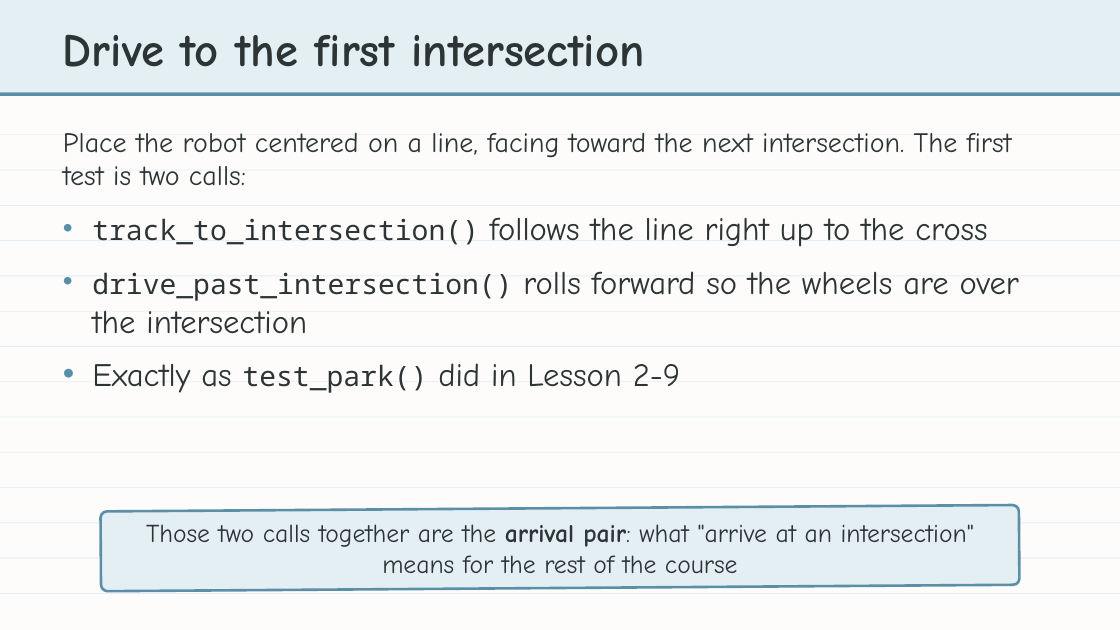
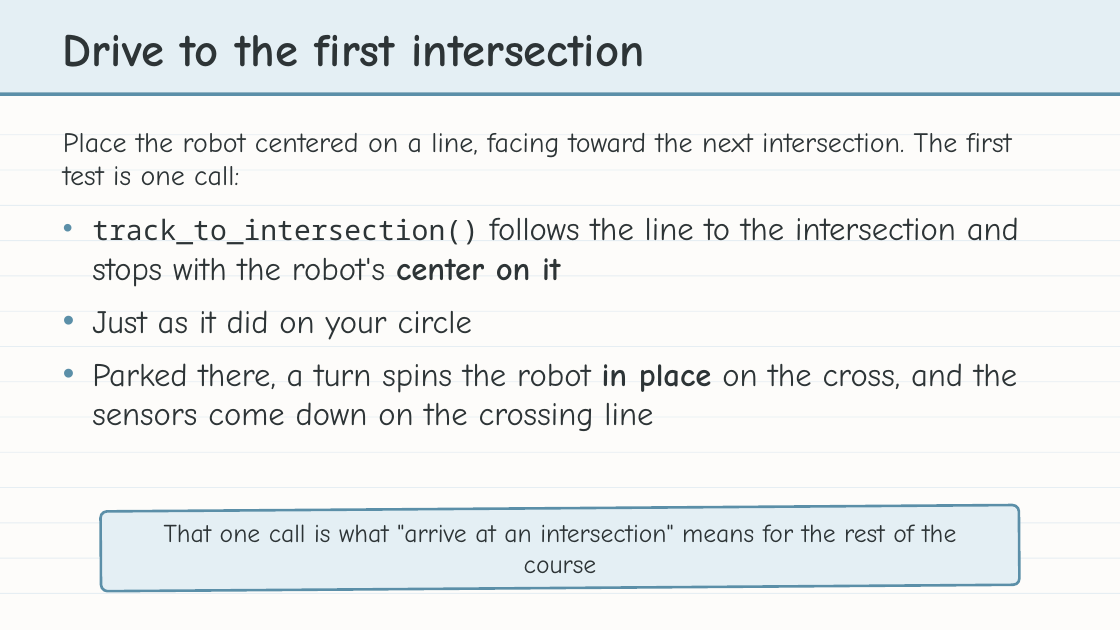
Before and after one commit to bradamiller/LearningPython, a slide deck: slide 10 of static/slides/module-03-grid-driving/module-3-lesson-01-introduction-to-the-grid.pptx. Drawn at 1120x630 pixels with LibreOffice and Linux fonts; fonts in the diff are those of the drawing. Boxes give left, top, right and bottom in pixels: in the first picture for what was removed or moved away, otherwise in the second. Text is boxed around its words. In the diff, an @@ line names an element or a change of style, - is before the commit and + after.

```diff
--- a/static/slides/module-03-grid-driving/module-3-lesson-01-introduction-to-the-grid.pptx
+++ b/static/slides/module-03-grid-driving/module-3-lesson-01-introduction-to-the-grid.pptx
@@ text at box(63, 133, 1012, 186): text changed @@
-Place the robot centered on a line, facing toward the next intersection. The first test is two calls:
+Place the robot centered on a line, facing toward the next intersection. The first test is one call:
@@ text at box(92, 217, 1019, 431): text changed @@
-• track_to_intersection() follows the line right up to the cross
-• drive_past_intersection() rolls forward so the wheels are over the intersection
-• Exactly as test_park() did in Lesson 2-9
+• track_to_intersection() follows the line to the intersection and stops with the robot's center on it
+• Just as it did on your circle
+• Parked there, a turn spins the robot in place on the cross, and the sensors come down on the crossing line
@@ text at box(164, 524, 956, 573): text changed @@
-Those two calls together are the arrival pair: what "arrive at an intersection" means for the rest of the course
+That one call is what "arrive at an intersection" means for the rest of the course
```
Also in this commit, not shown: 9 other slides changed, 5 slides removed, 13 other files.
